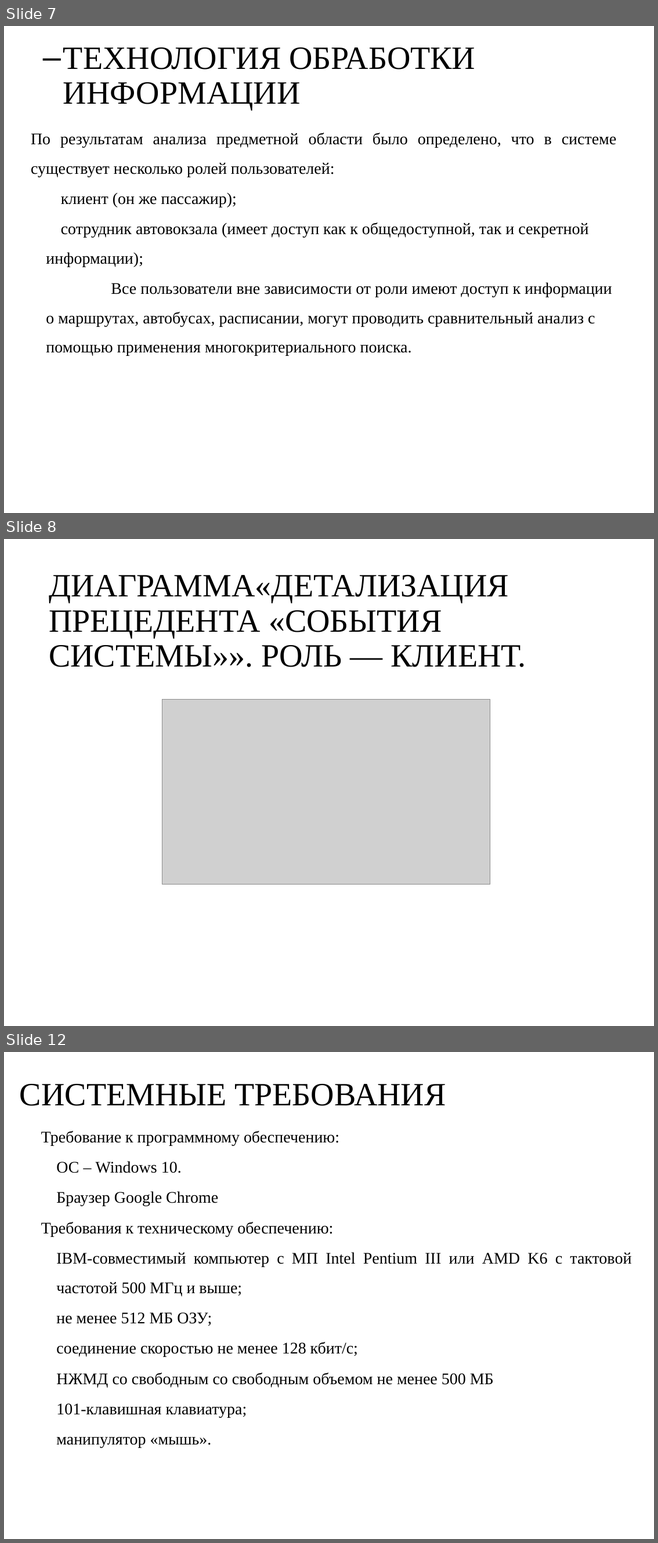
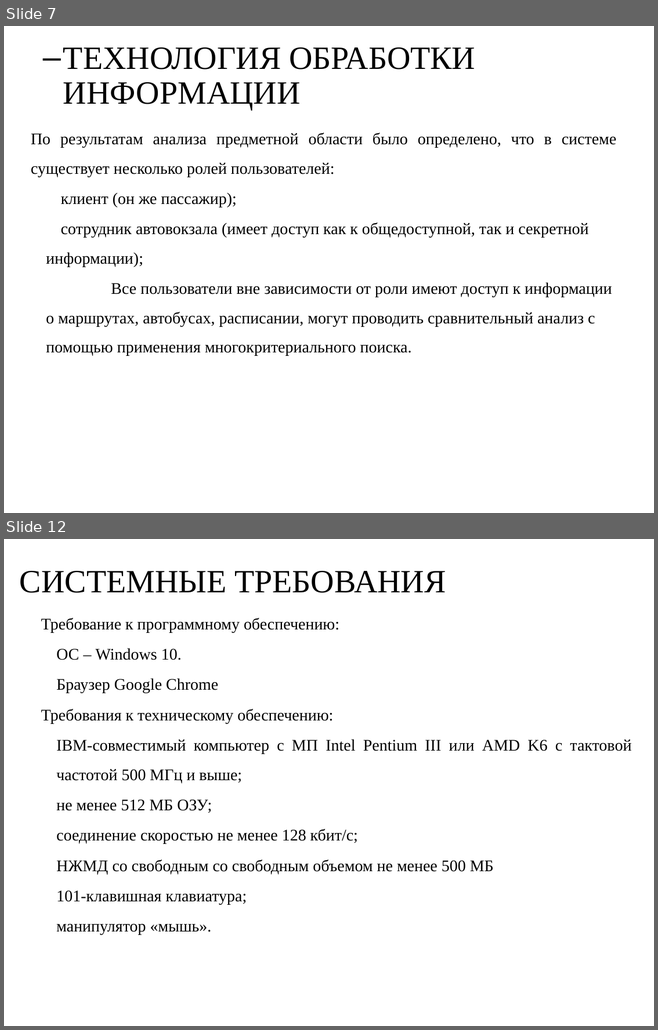
Before and after one commit to RAdKuzur/ASTU, a slide deck: зимняя практика 2023-24/Курсовая презентация Мамлеева.odp. Shown one above the other, each under a label of ours: slides 7, 8 and 12 before the commit, slides 7 and 12 after it; the slides between them are not shown. The pictures are 658x1543 and 658x1030 pixels, drawn with LibreOffice and Linux fonts; fonts in the diff are those of the drawing; grey boxes stand for pictures; background and template pictures are left out. Boxes give left, top, right and bottom in pixels: in the first picture for what was removed or moved away, otherwise in the second. Text is boxed around its words. In the diff, an @@ line names an element or a change of style, - is before the commit and + after.

```diff
--- a/зимняя практика 2023-24/Курсовая презентация Мамлеева.odp
+++ b/зимняя практика 2023-24/Курсовая презентация Мамлеева.odp
@@ slide 8 removed at box(4, 539, 654, 1026), background picture (left out) @@
@@ text removed at box(49, 575, 526, 667) @@
-ДИАГРАММА«ДЕТАЛИЗАЦИЯ ПРЕЦЕДЕНТА «СОБЫТИЯ СИСТЕМЫ»». РОЛЬ — КЛИЕНТ.
@@ picture removed at box(162, 700, 490, 885) @@
```
Also in this commit, not shown: 2 slides changed, 3 slides added, 2 other slides removed, 2 other files.
